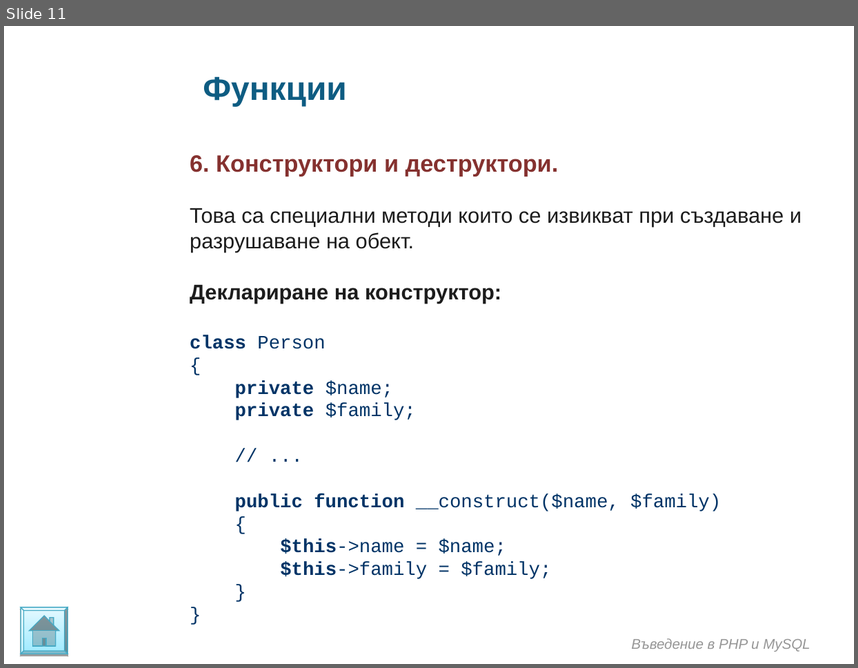
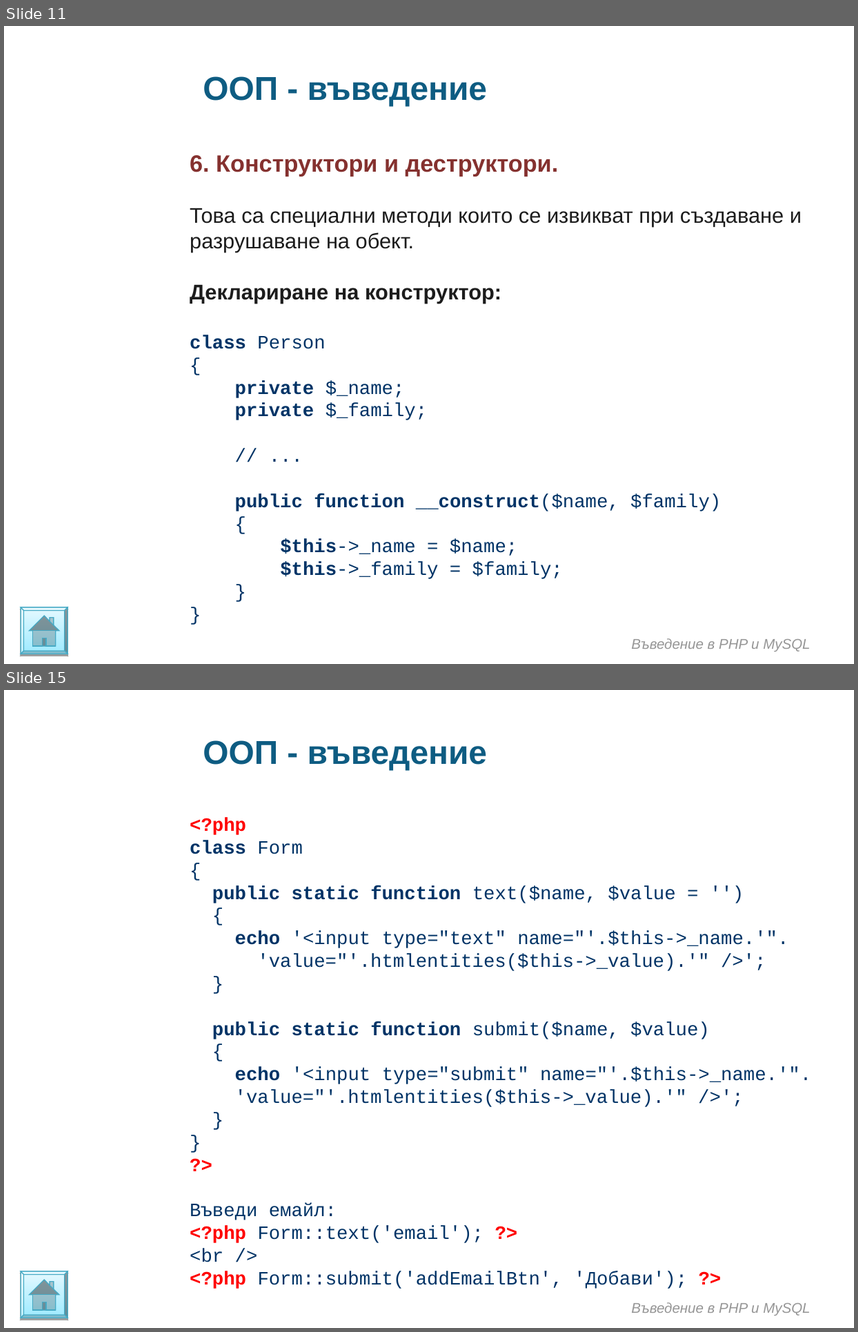
Before and after one commit to ivanstoynov/php-learning, a slide deck: Materials/PHP/Introduction in OOP.ppt. Shown one above the other, each under a label of ours: slide 11 before the commit, slides 11 and 15 after it; the slides between them are not shown. The pictures are 858x668 and 858x1332 pixels, drawn with LibreOffice and Linux fonts; fonts in the diff are those of the drawing; background and template pictures are left out. Boxes give left, top, right and bottom in pixels: in the first picture for what was removed or moved away, otherwise in the second. Text is boxed around its words. In the diff, an @@ line names an element or a change of style, - is before the commit and + after.

Commit message:
Add static methods to presentations of OOP

```diff
--- a/Materials/PHP/Introduction in OOP.ppt
+++ b/Materials/PHP/Introduction in OOP.ppt
@@ slide 15 added at <box>4,690,854,1328</box>, background picture (left out) @@
@@ text added at <box>203,740,487,770</box>, 28 pt, text #0E5C82, bold @@
+ООП - въведение
@@ text added at <box>190,818,811,1288</box>, 16 pt, text #003366 @@
+<?php
+class Form
+{
+public static function text($name, $value = '')
+{
+echo '<input type="text" name="'.$this->_name.'".
+'value="'.htmlentities($this->_value).'" />';
+}
+public static function submit($name, $value)
+{
+echo '<input type="submit" name="'.$this->_name.'".
+'value="'.htmlentities($this->_value).'" />';
+}
+}
+?>
+Въведи емайл:
+<?php Form::text('email'); ?>
+<br />
+<?php Form::submit('addEmailBtn', 'Добави'); ?>
@@ freeform shape added at <box>21,1272,67,1318</box>, fill gradient #9EEAFF to #E4F9FF, outline #46AAC5 0.74 pt @@
@@ text added at <box>631,1302,810,1315</box>, 12 pt, text #969696, italic @@
+Въведение в PHP и MySQL
@@ slide 11 changed as well @@
@@ text at <box>203,76,487,106</box>: text changed @@
-Функции
+ООП - въведение
@@ text at <box>190,335,427,420</box>: text changed @@
-class Person
-{
-private $name;
-private $family;
+class Person
+{
+private $_name;
+private $_family;
@@ text at <box>235,493,721,511</box>: bold on in "__construct($name," @@
@@ text at <box>280,539,563,579</box>: text changed @@
-$this->name = $name;
-$this->family = $family;
+$this->_name = $name;
+$this->_family = $family;
```
Also in this commit, not shown: 9 other slides changed, 6 other slides added.
